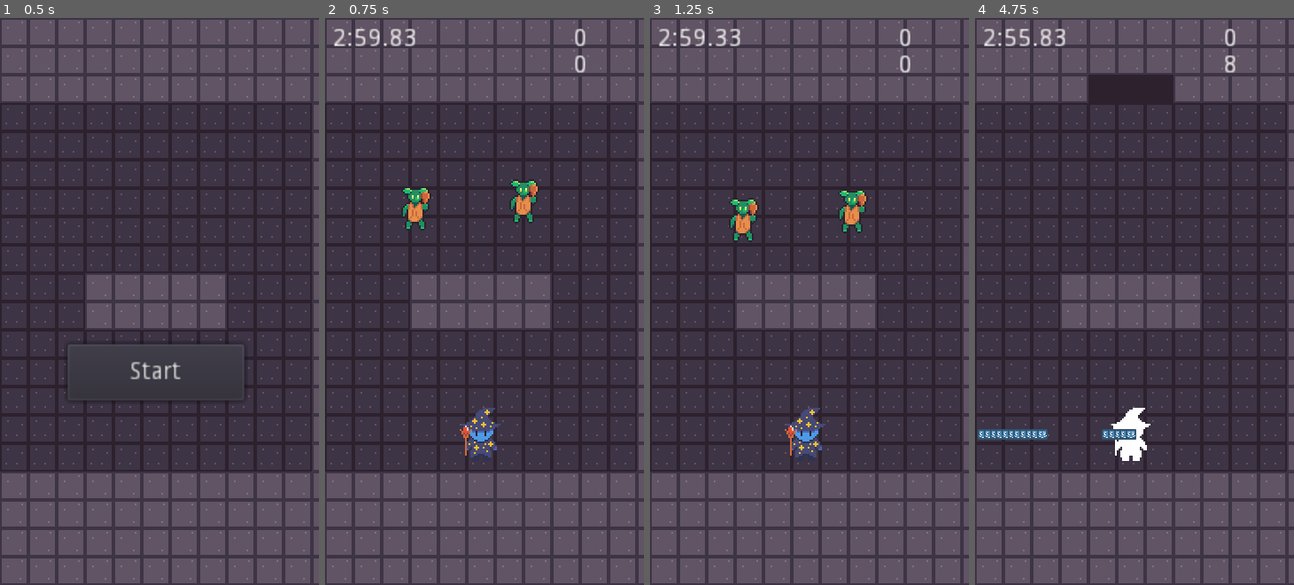
Above: before the commit, frames 1-4 (left to right).
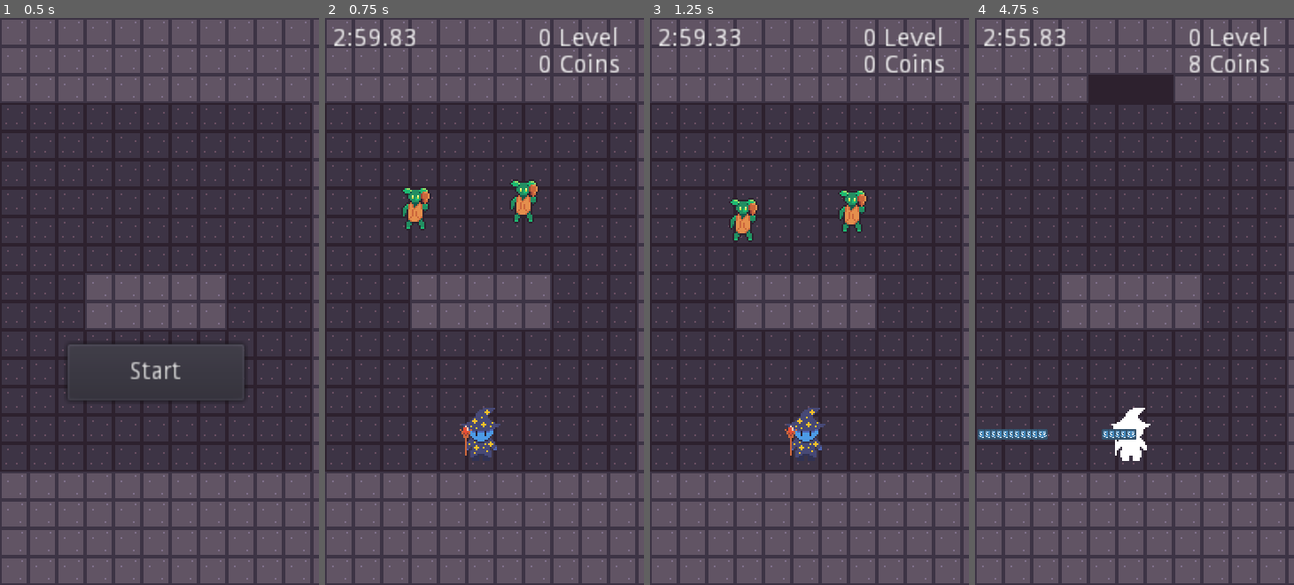
Above: after the commit, the same moments.

Repository: htxdfh/InfGamingSpil
Game: Godot game, scene res://Opening Interface.tscn
Two runs of this game, one before a commit and one after it. Both use one fixed random seed, a clock stepped at 60 frames per second and the inputs below.
Inputs:
- Up to frame 1 (0.5 s): no input
- Up to frame 2 (0.75 s): click "Start" at 0.5 s
- Up to frame 3 (1.25 s): no input
- Up to frame 4 (4.75 s): hold Right (shoot_right) 1.28-2.03 s; hold Down (shoot_down) 2.03-2.78 s; hold Right (shoot_right) 2.78-3.53 s; hold Up (shoot_up) 3.53-4.28 s; hold Left (shoot_left) from 4.28 s (still down)

Frame 1 is identical in both runs. In frame 2, 0.6% of the frame differs, in the area x 67-93%, y 1-10%; in frame 3, 0.6%; in frame 4, 0.7%.

Commit message:
Game over screen

Diff:
--- a/Coin/Coins Text.tscn
+++ b/Coin/Coins Text.tscn
@@ -3,7 +3,7 @@
 [ext_resource path="res://World/CoinsLabel.gd" type="Script" id=1]
 
 [node name="Coins Text" type="Label"]
-margin_left = 140.0
+margin_left = 120.0
 margin_top = 20.0
 margin_right = 180.0
 margin_bottom = 34.0
--- /dev/null
+++ b/GameOver.gd
@@ -0,0 +1,4 @@
+extends Node2D
+
+func _ready():
+	visible = false
--- /dev/null
+++ b/GameOver.tscn
@@ -0,0 +1,27 @@
+[gd_scene load_steps=2 format=2]
+
+[ext_resource path="res://GameOver.gd" type="Script" id=1]
+
+[node name="GameOver" type="Node2D"]
+script = ExtResource( 1 )
+
+[node name="Button" type="Button" parent="."]
+margin_left = 40.0
+margin_top = 200.0
+margin_right = 140.0
+margin_bottom = 232.0
+text = "Restart"
+__meta__ = {
+"_edit_use_anchors_": false
+}
+
+[node name="Label" type="Label" parent="."]
+margin_left = 40.0
+margin_top = 50.0
+margin_right = 140.0
+margin_bottom = 82.0
+text = "Game Over"
+align = 1
+__meta__ = {
+"_edit_use_anchors_": false
+}
--- a/Level_1.tscn
+++ b/Level_1.tscn
@@ -1,15 +1,16 @@
-[gd_scene load_steps=17 format=2]
+[gd_scene load_steps=18 format=2]
 
 [ext_resource path="res://Boxes/NavMesh.png" type="Texture" id=1]
 [ext_resource path="res://World.gd" type="Script" id=2]
 [ext_resource path="res://World/Tiles/GroundTile.png" type="Texture" id=3]
 [ext_resource path="res://World/Tiles/WallTile.png" type="Texture" id=4]
-[ext_resource path="res://World/Timer Text.tscn" type="PackedScene" id=5]
+[ext_resource path="res://World/TimerText.tscn" type="PackedScene" id=5]
 [ext_resource path="res://Enemy/Goblin.tscn" type="PackedScene" id=6]
 [ext_resource path="res://World/Doors/Door.tscn" type="PackedScene" id=7]
 [ext_resource path="res://Player/Player.tscn" type="PackedScene" id=8]
 [ext_resource path="res://Coin/Coins Text.tscn" type="PackedScene" id=9]
 [ext_resource path="res://World/Level Text.tscn" type="PackedScene" id=10]
+[ext_resource path="res://GameOver.tscn" type="PackedScene" id=11]
 
 [sub_resource type="ConvexPolygonShape2D" id=6]
 points = PoolVector2Array( 16, 16, 0, 16, 0, 0, 16, 0 )
@@ -137,17 +138,21 @@
 position = Vector2( 0, 19 )
 shape = SubResource( 2 )
 
-[node name="Timer Text" parent="." instance=ExtResource( 5 )]
+[node name="TimerText" parent="." instance=ExtResource( 5 )]
 
 [node name="Coins Text" parent="." instance=ExtResource( 9 )]
 player = NodePath("../YSort/Player")
 
 [node name="Level Text" parent="." instance=ExtResource( 10 )]
 
+[node name="GameOver" parent="." instance=ExtResource( 11 )]
+
 [node name="NavTimer" type="Timer" parent="."]
 wait_time = 0.5
 autostart = true
 
+[connection signal="pressed" from="GameOver/Button" to="." method="_on_Button_pressed"]
 [connection signal="timeout" from="NavTimer" to="." method="_on_NavTimer_timeout"]
 
-[editable path="Timer Text"]
+[editable path="TimerText"]
+[editable path="GameOver"]
--- a/Level_2.tscn
+++ b/Level_2.tscn
@@ -1,15 +1,16 @@
-[gd_scene load_steps=17 format=2]
+[gd_scene load_steps=18 format=2]
 
 [ext_resource path="res://Boxes/NavMesh.png" type="Texture" id=1]
 [ext_resource path="res://World.gd" type="Script" id=2]
 [ext_resource path="res://World/Tiles/GroundTile.png" type="Texture" id=3]
 [ext_resource path="res://World/Tiles/WallTile.png" type="Texture" id=4]
-[ext_resource path="res://World/Timer Text.tscn" type="PackedScene" id=5]
+[ext_resource path="res://World/TimerText.tscn" type="PackedScene" id=5]
 [ext_resource path="res://Enemy/Goblin.tscn" type="PackedScene" id=6]
 [ext_resource path="res://World/Doors/Door.tscn" type="PackedScene" id=7]
 [ext_resource path="res://Player/Player.tscn" type="PackedScene" id=8]
 [ext_resource path="res://Coin/Coins Text.tscn" type="PackedScene" id=9]
 [ext_resource path="res://World/Level Text.tscn" type="PackedScene" id=10]
+[ext_resource path="res://GameOver.tscn" type="PackedScene" id=11]
 
 [sub_resource type="ConvexPolygonShape2D" id=6]
 points = PoolVector2Array( 16, 16, 0, 16, 0, 0, 16, 0 )
@@ -143,15 +144,20 @@
 position = Vector2( 0, 19 )
 shape = SubResource( 2 )
 
-[node name="Timer Text" parent="." instance=ExtResource( 5 )]
+[node name="GameOver" parent="." instance=ExtResource( 11 )]
 
-[node name="Coins Text" parent="." instance=ExtResource( 9 )]
+[node name="TimerText" parent="." instance=ExtResource( 5 )]
+
+[node name="CoinsText" parent="." instance=ExtResource( 9 )]
 player = NodePath("../YSort/Player")
 
-[node name="Level Text" parent="." instance=ExtResource( 10 )]
+[node name="LevelText" parent="." instance=ExtResource( 10 )]
 
 [node name="NavTimer" type="Timer" parent="."]
 wait_time = 0.5
 autostart = true
 
+[connection signal="pressed" from="GameOver/Button" to="." method="_on_Button_pressed"]
 [connection signal="timeout" from="NavTimer" to="." method="_on_NavTimer_timeout"]
+
+[editable path="GameOver"]
--- a/Level_3.tscn
+++ b/Level_3.tscn
@@ -1,15 +1,16 @@
-[gd_scene load_steps=17 format=2]
+[gd_scene load_steps=18 format=2]
 
 [ext_resource path="res://Boxes/NavMesh.png" type="Texture" id=1]
 [ext_resource path="res://World.gd" type="Script" id=2]
 [ext_resource path="res://World/Tiles/GroundTile.png" type="Texture" id=3]
 [ext_resource path="res://World/Tiles/WallTile.png" type="Texture" id=4]
-[ext_resource path="res://World/Timer Text.tscn" type="PackedScene" id=5]
+[ext_resource path="res://World/TimerText.tscn" type="PackedScene" id=5]
 [ext_resource path="res://Enemy/Goblin.tscn" type="PackedScene" id=6]
 [ext_resource path="res://World/Doors/Door.tscn" type="PackedScene" id=7]
 [ext_resource path="res://Player/Player.tscn" type="PackedScene" id=8]
 [ext_resource path="res://Coin/Coins Text.tscn" type="PackedScene" id=9]
 [ext_resource path="res://World/Level Text.tscn" type="PackedScene" id=10]
+[ext_resource path="res://GameOver.tscn" type="PackedScene" id=11]
 
 [sub_resource type="ConvexPolygonShape2D" id=6]
 points = PoolVector2Array( 16, 16, 0, 16, 0, 0, 16, 0 )
@@ -140,7 +141,9 @@
 position = Vector2( 0, 19 )
 shape = SubResource( 2 )
 
-[node name="Timer Text" parent="." instance=ExtResource( 5 )]
+[node name="GameOver" parent="." instance=ExtResource( 11 )]
+
+[node name="TimerText" parent="." instance=ExtResource( 5 )]
 
 [node name="Coins Text" parent="." instance=ExtResource( 9 )]
 player = NodePath("../YSort/Player")
@@ -151,4 +154,7 @@
 wait_time = 0.5
 autostart = true
 
+[connection signal="pressed" from="GameOver/Button" to="." method="_on_Button_pressed"]
 [connection signal="timeout" from="NavTimer" to="." method="_on_NavTimer_timeout"]
+
+[editable path="GameOver"]
--- a/Level_4.tscn
+++ b/Level_4.tscn
@@ -1,15 +1,16 @@
-[gd_scene load_steps=17 format=2]
+[gd_scene load_steps=18 format=2]
 
 [ext_resource path="res://Boxes/NavMesh.png" type="Texture" id=1]
 [ext_resource path="res://World.gd" type="Script" id=2]
 [ext_resource path="res://World/Tiles/GroundTile.png" type="Texture" id=3]
 [ext_resource path="res://World/Tiles/WallTile.png" type="Texture" id=4]
-[ext_resource path="res://World/Timer Text.tscn" type="PackedScene" id=5]
+[ext_resource path="res://World/TimerText.tscn" type="PackedScene" id=5]
 [ext_resource path="res://Enemy/Goblin.tscn" type="PackedScene" id=6]
 [ext_resource path="res://World/Doors/Door.tscn" type="PackedScene" id=7]
 [ext_resource path="res://Player/Player.tscn" type="PackedScene" id=8]
 [ext_resource path="res://Coin/Coins Text.tscn" type="PackedScene" id=9]
 [ext_resource path="res://World/Level Text.tscn" type="PackedScene" id=10]
+[ext_resource path="res://GameOver.tscn" type="PackedScene" id=11]
 
 [sub_resource type="ConvexPolygonShape2D" id=6]
 points = PoolVector2Array( 16, 16, 0, 16, 0, 0, 16, 0 )
@@ -140,7 +141,9 @@
 position = Vector2( 0, 19 )
 shape = SubResource( 2 )
 
-[node name="Timer Text" parent="." instance=ExtResource( 5 )]
+[node name="GameOver" parent="." instance=ExtResource( 11 )]
+
+[node name="TimerText" parent="." instance=ExtResource( 5 )]
 
 [node name="Coins Text" parent="." instance=ExtResource( 9 )]
 player = NodePath("../YSort/Player")
@@ -151,4 +154,7 @@
 wait_time = 0.5
 autostart = true
 
+[connection signal="pressed" from="GameOver/Button" to="." method="_on_Button_pressed"]
 [connection signal="timeout" from="NavTimer" to="." method="_on_NavTimer_timeout"]
+
+[editable path="GameOver"]
--- a/World.gd
+++ b/World.gd
@@ -2,11 +2,25 @@
 
 onready var player = $YSort/Player
 onready var nav = $Navigation2D
+onready var game_over_screen = $GameOver
+onready var timer = $TimerText/Timer
+
 
 func _on_NavTimer_timeout():
-	get_tree().call_group("Enemy", "get_target_path", player.global_position)
+	if is_instance_valid(player) == true:
+		get_tree().call_group("Enemy", "get_target_path", player.global_position)
+	else:
+		timer.paused = true
+		game_over_screen.visible = true
 
 func _physics_process(delta):
 	var enemy_count = int(len(get_tree().get_nodes_in_group("Enemy")))
 	if enemy_count == 0:
 		get_tree().call_group("Door", "open_door", null)
+
+func _on_Button_pressed():
+	Global.player_health = 3
+	Global.timer_duration = 180
+	Global.level_count = 0
+	timer.start(Global.timer_duration)
+	get_tree().change_scene("res://Level_1.tscn")
--- a/World/CoinsLabel.gd
+++ b/World/CoinsLabel.gd
@@ -3,9 +3,9 @@
 export(NodePath) onready var player
 
 func _ready():
-	set_text(str(Global.player_coins))
+	set_text(str(Global.player_coins) + " Coins")
 	get_node(player).stats.connect("coins_changed", self, "UpdateValue")
 
 func UpdateValue(value):
 	print("Updated coins!")
-	set_text(str(value))
+	set_text(str(value) + " Coins")
--- a/World/Level Text.gd
+++ b/World/Level Text.gd
@@ -8,4 +8,4 @@
 
 # Called when the node enters the scene tree for the first time.
 func _ready():
-	set_text(str(Global.level_count))
+	set_text(str(Global.level_count) + " Level")
--- a/World/Level Text.tscn
+++ b/World/Level Text.tscn
@@ -3,7 +3,7 @@
 [ext_resource path="res://World/Level Text.gd" type="Script" id=1]
 
 [node name="Level Text" type="Label"]
-margin_left = 140.0
+margin_left = 120.0
 margin_top = 5.0
 margin_right = 180.0
 margin_bottom = 19.0
--- a/World/Timer Text.tscn
+++ b/World/TimerText.tscn
@@ -3,7 +3,7 @@
 [ext_resource path="res://Timer.gd" type="Script" id=1]
 [ext_resource path="res://World/Timer.gd" type="Script" id=2]
 
-[node name="Timer Text" type="Label"]
+[node name="TimerText" type="Label"]
 margin_left = 4.0
 margin_top = 5.0
 margin_right = 44.0
